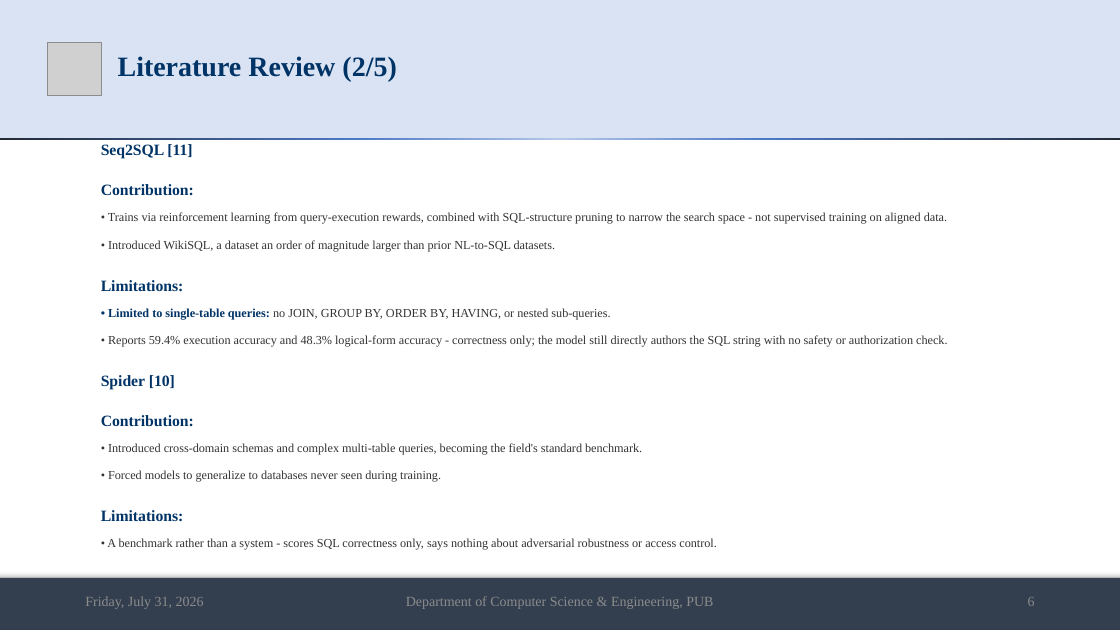
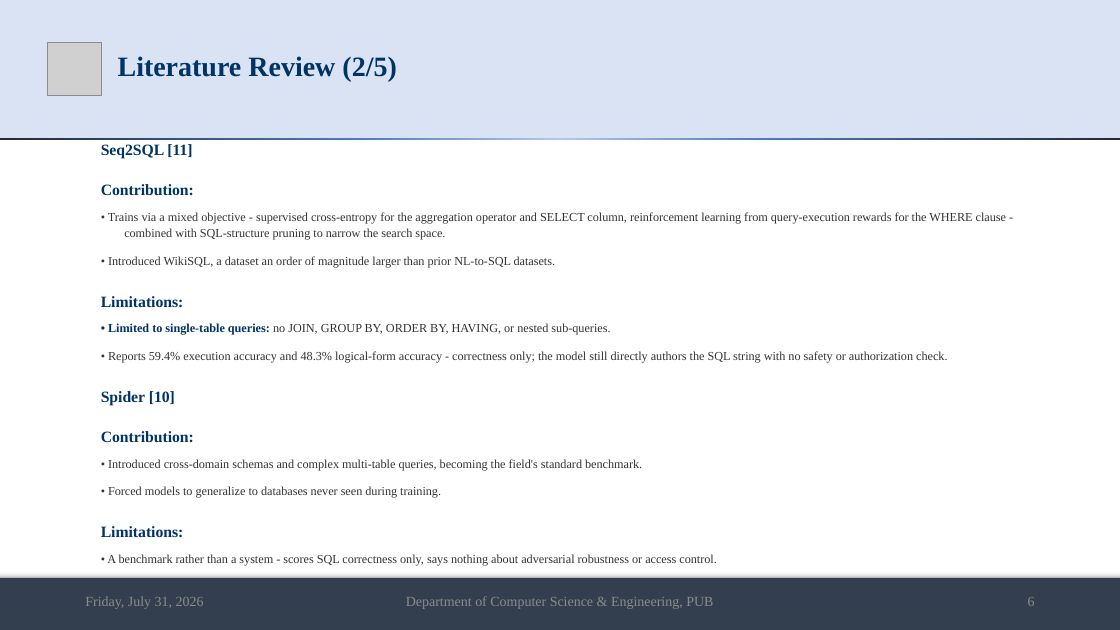
Before and after one commit to md-riaz/AEGIS-Research, a slide deck: slide 6 of docs/scripts/Md_Riaz_Mid_Defense_Final_0322310105101024.pptx. Drawn at 1120x630 pixels with LibreOffice and Linux fonts; fonts in the diff are those of the drawing; grey boxes stand for pictures. Boxes give left, top, right and bottom in pixels: in the first picture for what was removed or moved away, otherwise in the second. Text is boxed around its words. In the diff, an @@ line names an element or a change of style, - is before the commit and + after.

```diff
--- a/docs/scripts/Md_Riaz_Mid_Defense_Final_0322310105101024.pptx
+++ b/docs/scripts/Md_Riaz_Mid_Defense_Final_0322310105101024.pptx
@@ text at bbox=[108, 212, 1006, 240]: text changed @@
-• Trains via reinforcement learning from query-execution rewards, combined with SQL-structure pruning to narrow the search space - not supervised training on aligned data.
+• Trains via a mixed objective - supervised cross-entropy for the aggregation operator and SELECT column, reinforcement learning from query-execution rewards for the WHERE clause - combined with SQL-structure pruning to narrow the search space.
```
Also in this commit, not shown: 2 other files.
